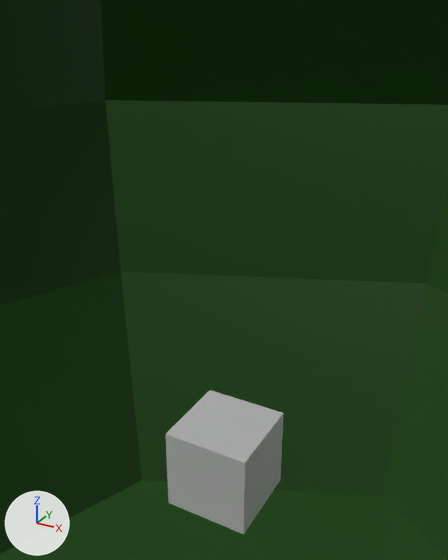
What one commit did to the glTF model garden/static/models/grm.glb.
Before and after are seen from a camera (50 mm lens) standing at (0.282, -0.517, 1.358) and looking at (-0.005, 0.005, 1.097). The axes (+X, +Y, +Z) are drawn at lower left. The lights are the same throughout. The picture after the commit comes second.
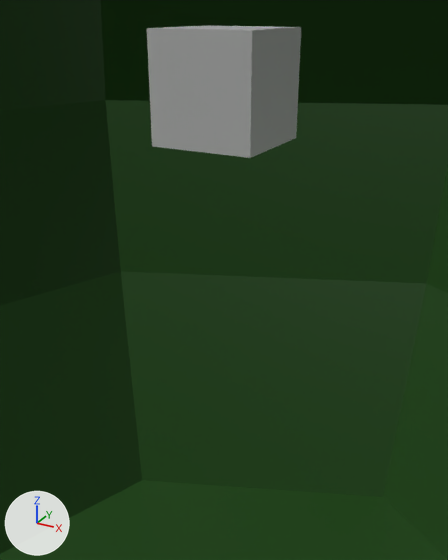
The newer file is also turned or shifted as a whole; pictures and numbers use the older file's frame.

Location of each change, [x1, y1, x2, y2] in pixels of the pictures (448 x 560 px):
```json
{"object": "Cube", "change": "moved", "before": [165, 390, 284, 534], "after": [147, 26, 301, 158]}
```

Scene script edits in JSON lines:
```json
{"op": "set", "path": "ob_cube.location", "old": "(0.0, 0.0, 0.87)", "new": "(0.0, 0.0, 1.292)"}
```
